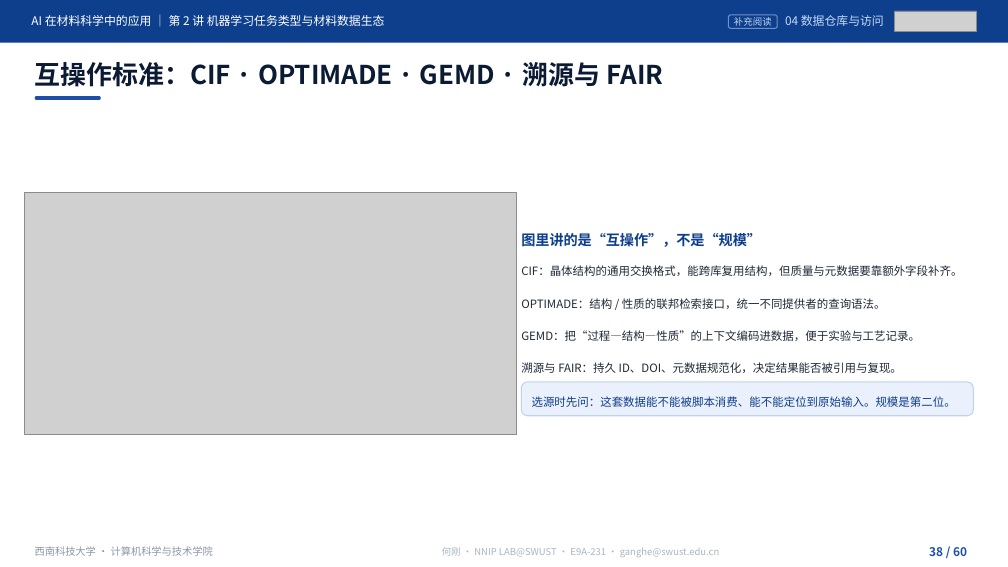
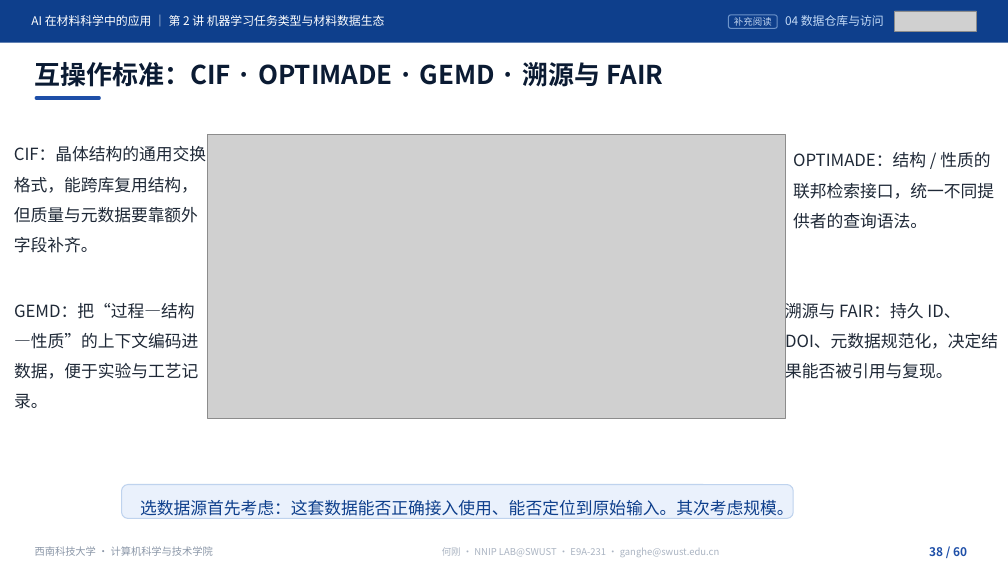
Before and after one commit to cosfrist/Applications-of-Artificial-Intelligence-in-Materials-Science-SWUST, a slide deck: slide 38 of lectures/02-机器学习任务类型与材料数据生态/AI在材料科学中的应用-第2讲 机器学习任务类型与材料数据生态-V5.pptx. Drawn at 1008x567 pixels with LibreOffice and Linux fonts; fonts in the diff are those of the drawing; grey boxes stand for pictures. Boxes give left, top, right and bottom in pixels: in the first picture for what was removed or moved away, otherwise in the second. Text is boxed around its words. In the diff, an @@ line names an element or a change of style, - is before the commit and + after.

Commit message:
第2讲课件按 2026-11-19 手动更新，配套文件同步
课件（8,774,546 → 8,739,397 B，SHA f12647c3…，仍 60 页）
- 术语统一：结构「策展库」→「精选库（Curated）」，P36—P39 相关表述同步改写
- P36 六问重写（开放/混合/订阅、访问方式、策展程度、规模覆盖、数据类型、FAIR）
- 页标题改写：P40「规模怎么读…」→「数据集规模」、P41「材料数据资源清单：从哪里找数据」→「材料数据资源清单」、
  P59 去「（10 分钟）」、P60「本讲小结、常见误区与下讲预告」→「本讲小结与下讲预告」
- 化学式改真下标：MAPbI3→MAPbI₃、ABX3→ABX₃、LiFePO4→LiFePO₄；P51 PCE 公式 Jsc/Voc/Pin 改下标
- 配图替换 P35、P36、P44、P49、P51：图片对象 91 → 94，唯一媒体 31 → 34

配套
- 讲义：按新备注重建 P2、P37、P44、P48、P51 五段；5 个页标题同步；
  备注里三处文本粘连（P37 的 HTE 注释、P48 的「甲基铵碘化铅」、P51 的 PCE 注释）只在原字符间插入换行，未改字
- 授课路线：5 个页标题同步
- source_index §6：按新课件重建 34 行（94 个图片对象、34 个唯一媒体、60 页眉）
- SHA256 清单：课件/讲义/路线/索引四行重算，复算 6/6 一致
- README：版本改 2026-11-19，新增修订说明，并更正上一轮遗留的「可见文字与备注未变」错误表述

```diff
--- a/lectures/02-机器学习任务类型与材料数据生态/AI在材料科学中的应用-第2讲 机器学习任务类型与材料数据生态-V5.pptx
+++ b/lectures/02-机器学习任务类型与材料数据生态/AI在材料科学中的应用-第2讲 机器学习任务类型与材料数据生态-V5.pptx
@@ text "CIF：晶体结构的通用交换格式，能跨库复用结构，但质量与元数据要靠额外字段补齐。": place and size @@
-text "CIF：晶体结构的通用交换格式，能跨库复用结构，但质量与元数据要靠额外字段补齐。" at <box>521,265,962,276</box>
+text "CIF：晶体结构的通用交换格式，能跨库复用结构，但质量与元数据要靠额外字段补齐。" at <box>14,146,206,253</box>
@@ picture: place and size @@
-picture at <box>24,193,516,435</box>
+picture at <box>208,134,786,418</box>
@@ text "OPTIMADE：结构 / 性质的联邦检索接口，统一不同提供者的查询语法。": place and size @@
-text "OPTIMADE：结构 / 性质的联邦检索接口，统一不同提供者的查询语法。" at <box>521,298,886,309</box>
+text "OPTIMADE：结构 / 性质的联邦检索接口，统一不同提供者的查询语法。" at <box>793,152,994,229</box>
@@ text removed at <box>521,233,761,247</box> @@
-图里讲的是“互操作”，不是“规模”
@@ size 10.9 to 16 pt in 4 elements at <box>785,300,998,382</box>, <box>793,152,994,229</box>, <box>14,146,206,253</box>, <box>14,303,198,409</box> @@
@@ text "GEMD：把“过程—结构—性质”的上下文编码进数据，便于实验与工艺记录。": place and size @@
-text "GEMD：把“过程—结构—性质”的上下文编码进数据，便于实验与工艺记录。" at <box>521,330,920,341</box>
+text "GEMD：把“过程—结构—性质”的上下文编码进数据，便于实验与工艺记录。" at <box>14,303,198,409</box>
@@ text "溯源与 FAIR：持久 ID、DOI、元数据规范化，决定结果能否被引用与复现。": place and size @@
-text "溯源与 FAIR：持久 ID、DOI、元数据规范化，决定结果能否被引用与复现。" at <box>521,362,902,373</box>
+text "溯源与 FAIR：持久 ID、DOI、元数据规范化，决定结果能否被引用与复现。" at <box>785,300,998,382</box>
@@ rounded rectangle: place and size @@
-rounded rectangle at <box>522,382,974,416</box>
+rounded rectangle at <box>122,485,793,519</box>
@@ text at <box>140,500,794,519</box>: text changed; size 10.9 to 16 pt @@
-选源时先问：这套数据能不能被脚本消费、能不能定位到原始输入。规模是第二位。
+选数据源首先考虑：这套数据能否正确接入使用、能否定位到原始输入。其次考虑规模。
```
Also in this commit, not shown: 16 other slides changed, 5 other files.
